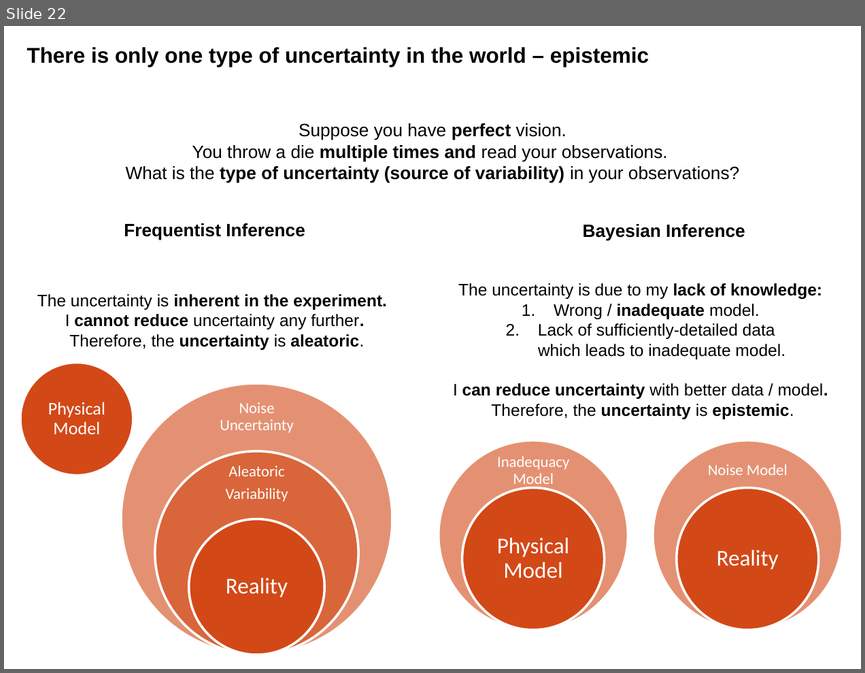
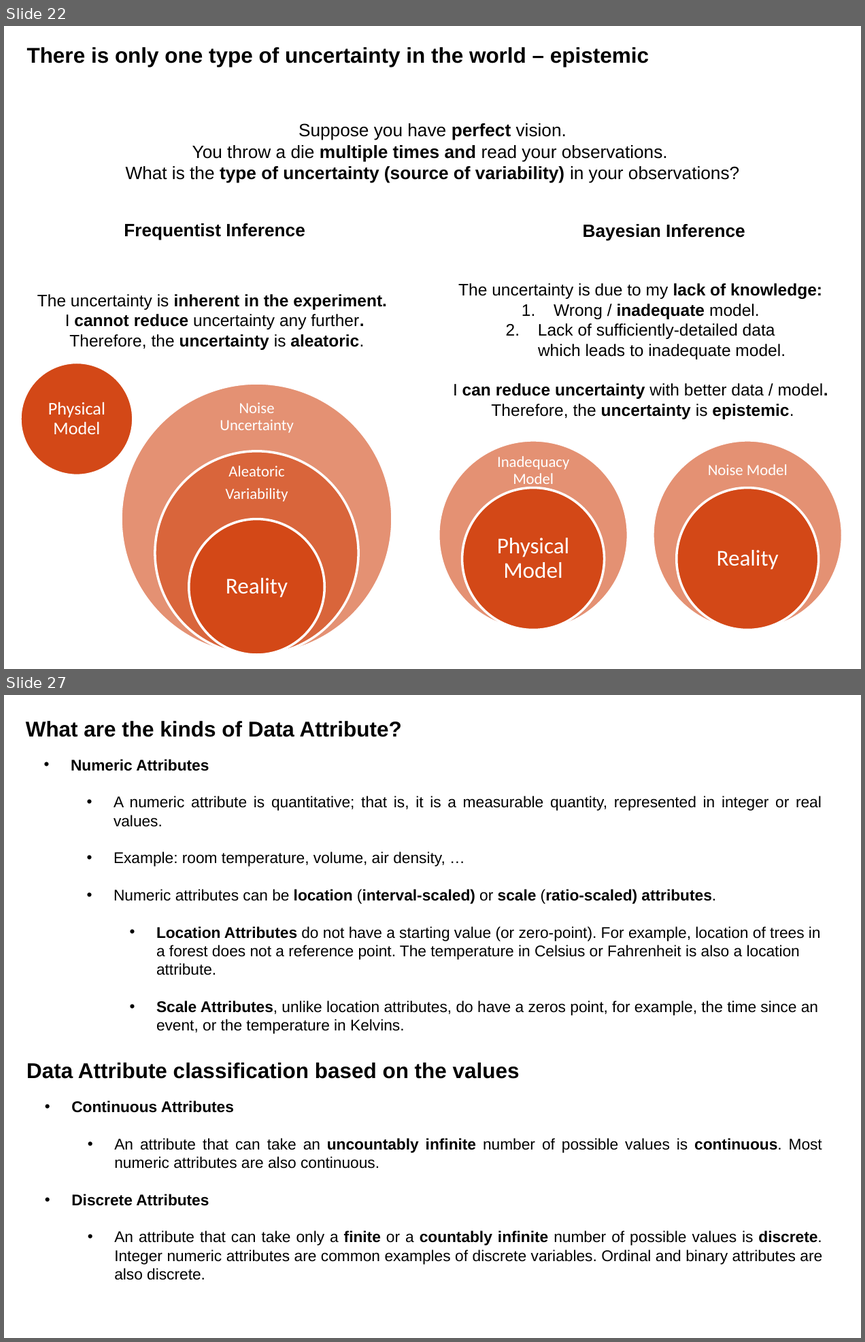
Before and after one commit to shahmoradi/IDS2024S, a slide deck: lecture/4.probability.pptx. Shown one above the other, each under a label of ours: slide 22 before the commit, slides 22 and 27 after it; the slides between them are not shown. The pictures are 865x673 and 865x1342 pixels, drawn with LibreOffice and Linux fonts; fonts in the diff are those of the drawing; background and template pictures are left out. Boxes give left, top, right and bottom in pixels: in the first picture for what was removed or moved away, otherwise in the second. Text is boxed around its words. In the diff, an @@ line names an element or a change of style, - is before the commit and + after.

```diff
--- a/lecture/4.probability.pptx
+++ b/lecture/4.probability.pptx
@@ slide 27 added at [4, 695, 861, 1338], background picture (left out) @@
@@ title added at [26, 721, 402, 737], 18 pt, text #000000, bold @@
+What are the kinds of Data Attribute?
@@ text added at [71, 759, 821, 1034], 13 pt, text #000000 @@
+• Numeric Attributes
+  • A numeric attribute is quantitative; that is, it is a measurable quantity, represented in integer or real values.
+  • Example: room temperature, volume, air density, …
+  • Numeric attributes can be location (interval-scaled) or scale (ratio-scaled) attributes.
+    • Location Attributes do not have a starting value (or zero-point). For example, location of trees in a forest does not a reference point. The temperature in Celsius or Fahrenheit is also a location attribute.
+    • Scale Attributes, unlike location attributes, do have a zeros point, for example, the time since an event, or the temperature in Kelvins.
@@ text added at [26, 1062, 519, 1079], 18 pt, text #000000, bold @@
+Data Attribute classification based on the values
@@ text added at [71, 1100, 822, 1280], 13 pt, text #000000 @@
+• Continuous Attributes
+  • An attribute that can take an uncountably infinite number of possible values is continuous. Most numeric attributes are also continuous.
+• Discrete Attributes
+  • An attribute that can take only a finite or a countably infinite number of possible values is discrete. Integer numeric attributes are common examples of discrete variables. Ordinal and binary attributes are also discrete.
```
Also in this commit, not shown: 1 slide changed, 21 other slides added, 24 other files.
